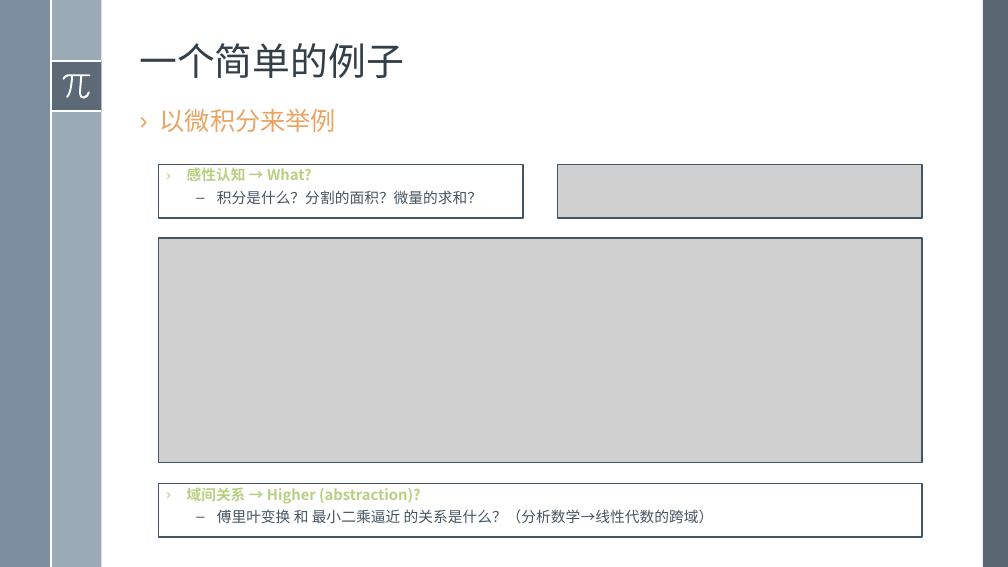
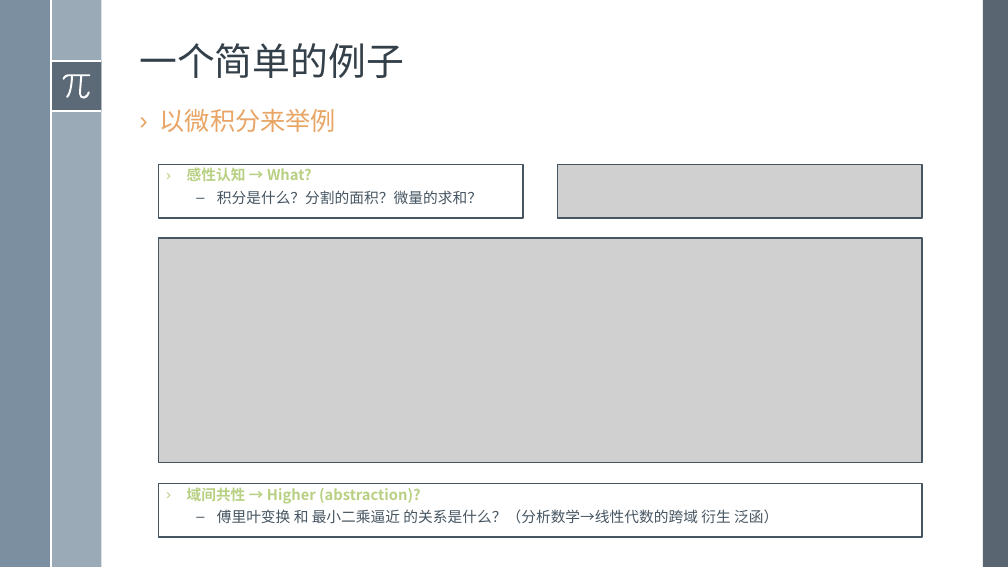
Before and after one commit to SakigamiYang/PyCon, a slide deck: slide 12 of Python-Meetup/20200719/面向一小部分程序员的数学学习相关话题简言.pptx. Drawn at 1008x567 pixels with LibreOffice and Linux fonts; fonts in the diff are those of the drawing; grey boxes stand for pictures. Boxes give left, top, right and bottom in pixels: in the first picture for what was removed or moved away, otherwise in the second. Text is boxed around its words. In the diff, an @@ line names an element or a change of style, - is before the commit and + after.

```diff
--- a/Python-Meetup/20200719/面向一小部分程序员的数学学习相关话题简言.pptx
+++ b/Python-Meetup/20200719/面向一小部分程序员的数学学习相关话题简言.pptx
@@ text in rectangle at <box>187,487,778,523</box>: text changed @@
-› 域间关系 → Higher (abstraction)?
-  – 傅里叶变换 和 最小二乘逼近 的关系是什么？（分析数学→线性代数的跨域）
+› 域间共性 → Higher (abstraction)?
+  – 傅里叶变换 和 最小二乘逼近 的关系是什么？（分析数学→线性代数的跨域 衍生 泛函）
```
Also in this commit, not shown: 1 other slide changed.
